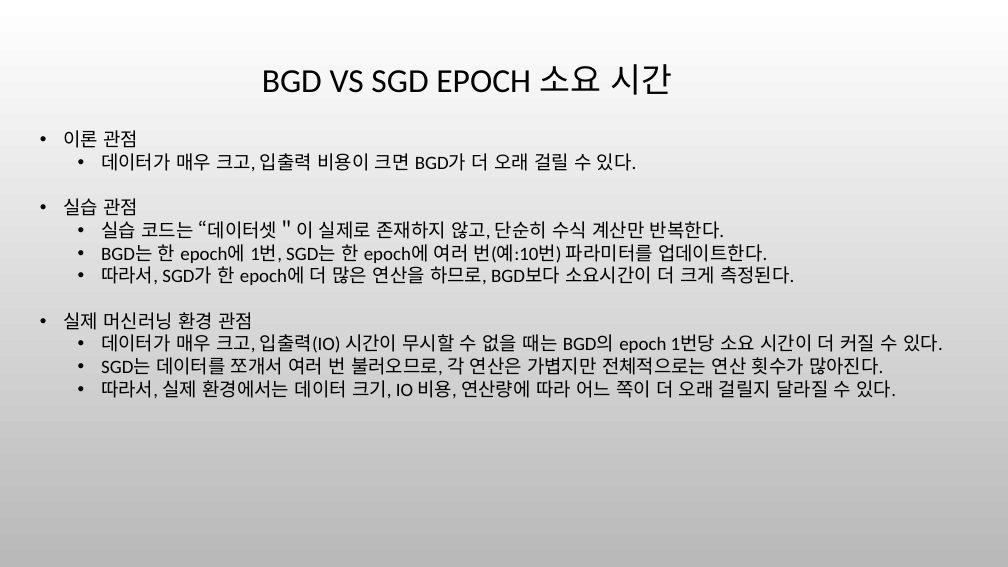
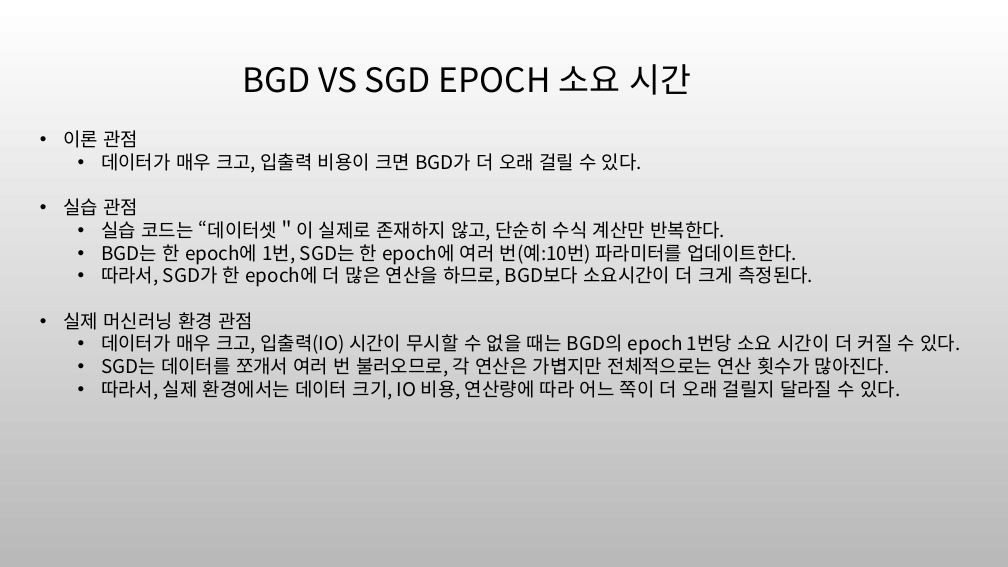
Before and after one commit to ha-taeyeong/University, a slide deck: slide 6 of tensor/발표자료.pptx. Drawn at 1008x567 pixels with LibreOffice and Linux fonts; fonts in the diff are those of the drawing; background and template pictures are left out. Boxes give left, top, right and bottom in pixels: in the first picture for what was removed or moved away, otherwise in the second. Text is boxed around its words. In the diff, an @@ line names an element or a change of style, - is before the commit and + after.

```diff
--- a/tensor/발표자료.pptx
+++ b/tensor/발표자료.pptx
@@ title "BGD VS SGD EPOCH 소요 ..." at bbox=[242, 64, 692, 95]: font Calibri to Noto Sans CJK KR @@
@@ text "이론 관점" at bbox=[63, 130, 960, 400]: font Calibri to Noto Sans CJK KR @@
```
Also in this commit, not shown: 21 other slides changed, 5 other files.
